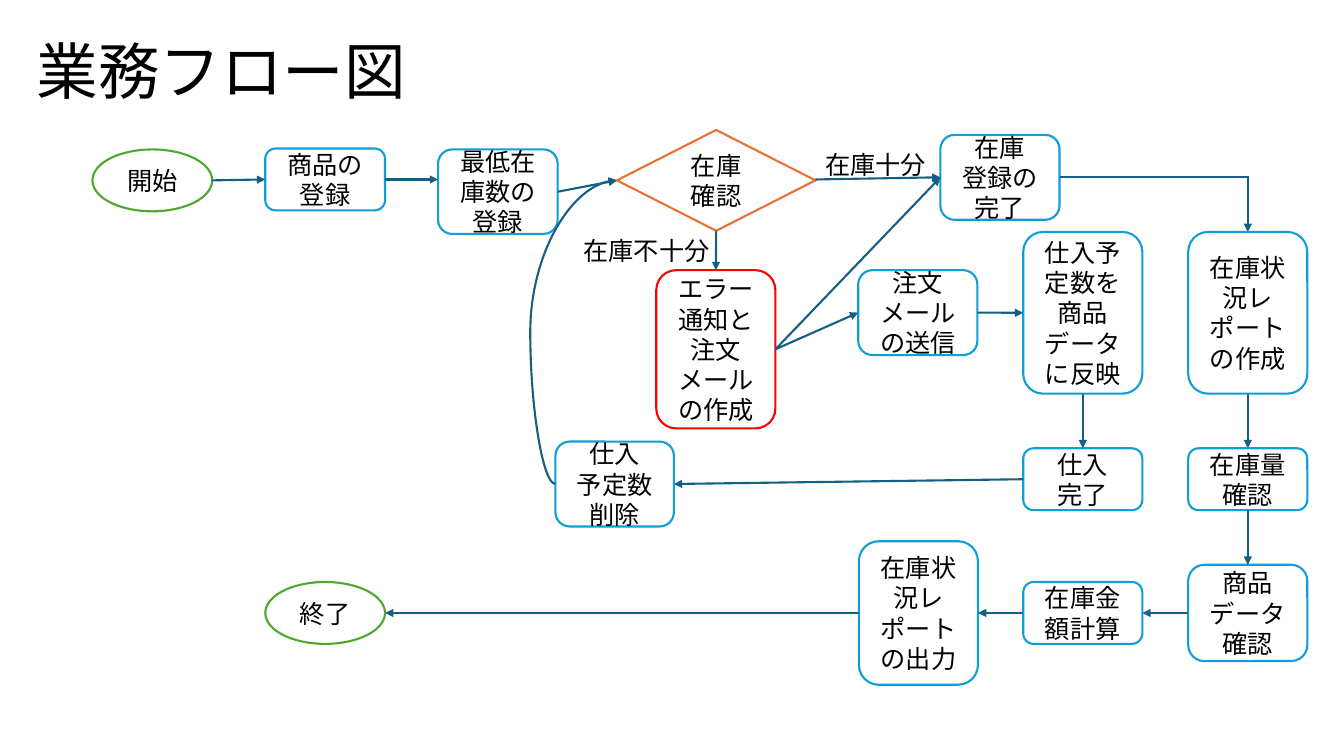
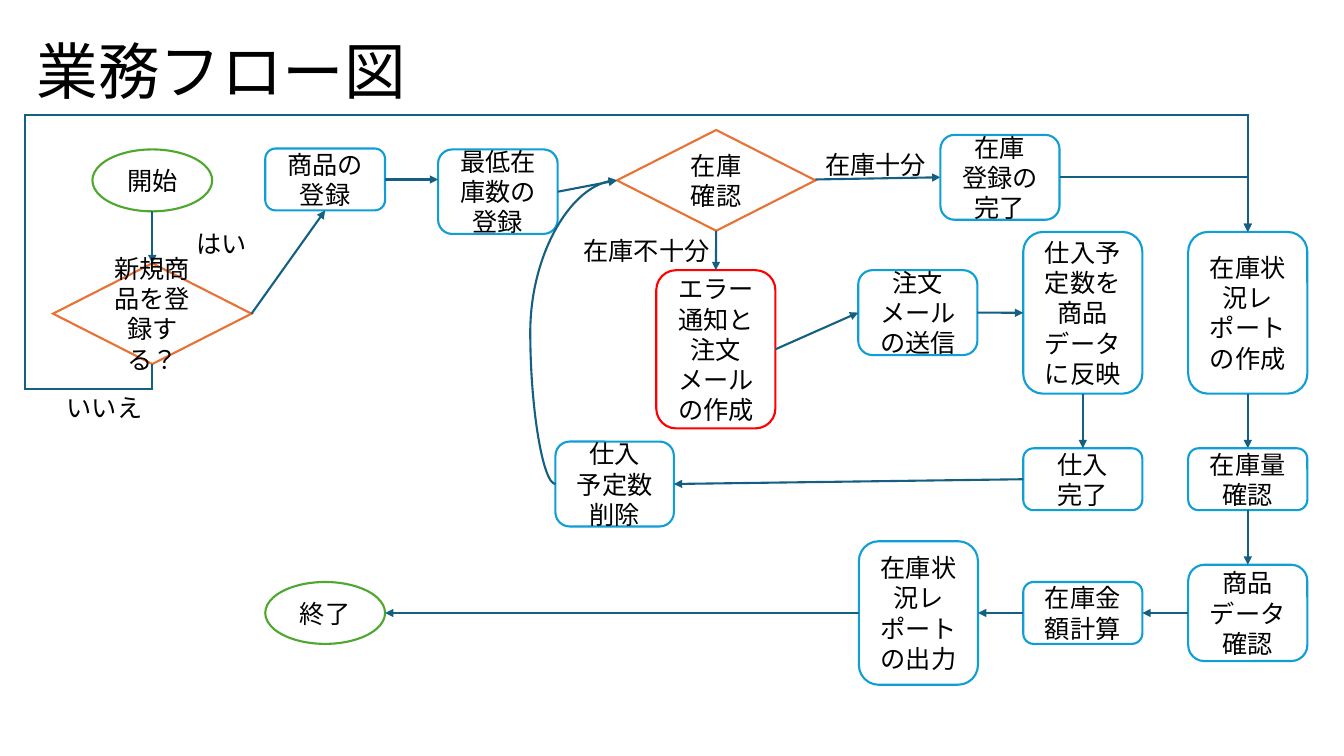
Before and after one commit to yuki-nishijima3/------, a slide deck: slide 2 of 14_extratask/02_Inventory/レッスン14_課題②.pptx. Drawn at 1344x756 pixels with LibreOffice and Linux fonts; fonts in the diff are those of the drawing. Boxes give left, top, right and bottom in pixels: in the first picture for what was removed or moved away, otherwise in the second. Text is boxed around its words. In the diff, an @@ line names an element or a change of style, - is before the commit and + after.

```diff
--- a/14_extratask/02_Inventory/レッスン14_課題②.pptx
+++ b/14_extratask/02_Inventory/レッスン14_課題②.pptx
@@ elbow arrow added from (152, 364) to (1248, 232), #156082 1.5 pt @@
@@ arrow removed from (775, 350) to (941, 177) @@
@@ arrow moved from (213, 180) - (265, 179) to (152, 212) - (152, 263) @@
@@ text added at [196, 233, 246, 254], 18 pt, text #000000 @@
+はい
@@ arrow added from (252, 314) to (326, 211), #156082 1.5 pt @@
@@ diamond added at [53, 263, 252, 364], fill #FFFFFF, outline #E97132 1.5 pt, 18 pt, text #000000 @@
+新規商品を登録する？
@@ text added at [67, 397, 143, 418], 18 pt, text #000000 @@
+いいえ
```
Also in this commit, not shown: 1 other slide changed, 2 slides added, 2 other files.
